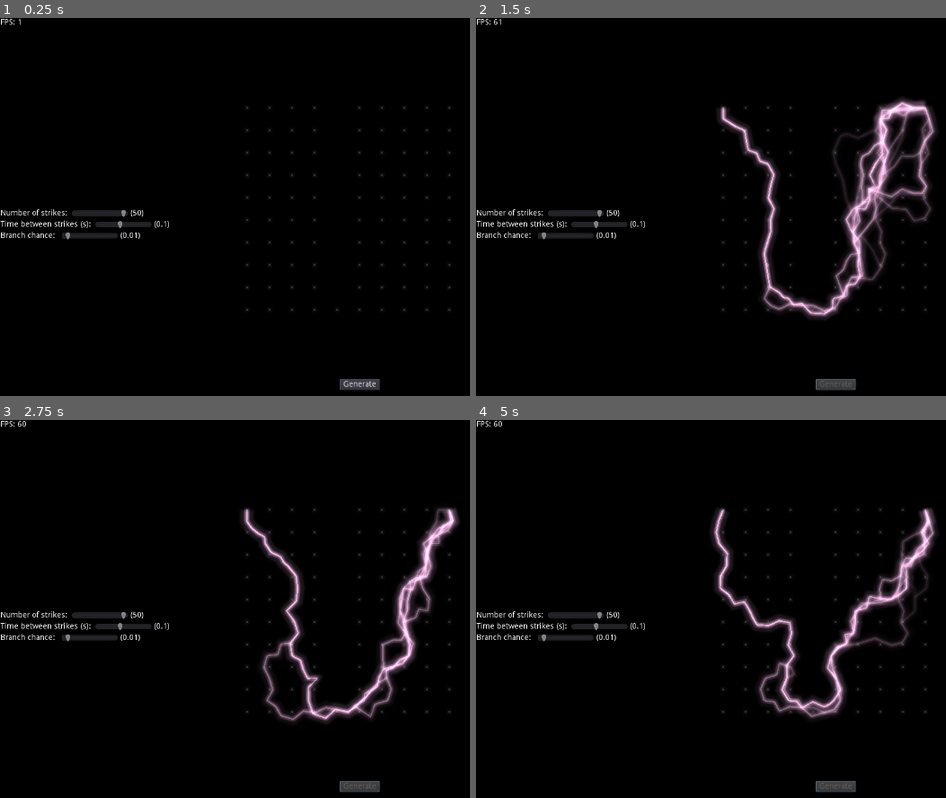
Above: before the commit, frames 1-4 (two rows, left to right).
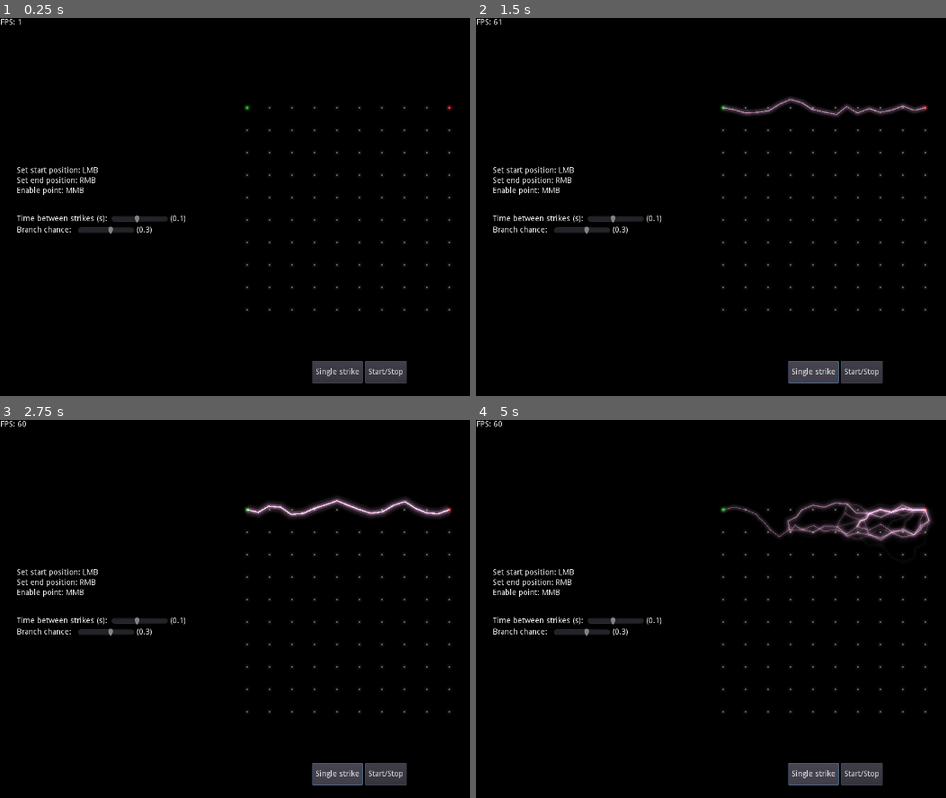
Above: after the commit, the same moments.

Repository: JoeZlonicky/lightning-simulation
Game: Godot game, scene res://demo/demo.tscn
Same seed, same stepped clock (60 frames per second), same inputs: the game is played once before the commit and once after it.
Inputs (mouse positions are in pixels of both pictures, inside the frame that each line leads up to):
- Up to frame 1 (0.25 s): no input
- Up to frame 2 (1.5 s): click (833, 384) at 0.5 s, where only the run before the commit has a clickable "Generate"; click (814, 373) at 1.25 s, where only the run after the commit has a clickable "Single strike"
- Up to frame 3 (2.75 s): click (338, 775) at 2 s, where only the run after the commit has a clickable "Single strike"
- Up to frame 4 (5 s): click (861, 775) at 2.75 s, where only the run after the commit has a clickable "Start/Stop"; click (861, 775) at 3.5 s, where only the run after the commit has a clickable "Start/Stop"; click (814, 775) at 4.25 s, where only the run after the commit has a clickable "Single strike"

The runs differ from the first frame. In frame 1, 3.4% of the frame differs, in the area x 0-97%, y 23-99%; in frame 2, 11%, in the area x 0-98%, y 20-99%; in frame 3, 9.5%; in frame 4, 10%.

Commit message:
UI overhaul

Diff:
--- a/demo/demo.gd
+++ b/demo/demo.gd
@@ -2,33 +2,46 @@
 
 
 func _ready():
-	$CanvasLayer2/Settings/NStrikes/NStrikesSlider.value = $Lightning.NUM_OF_STRIKES
-	$CanvasLayer2/Settings/TimeBetweenStrikes/TimeSlider.value = $Lightning.TIME_BETWEEN_STRIKES
+	$UILayer/Settings/TimeBetweenStrikes/TimeSlider.value = $Lightning.TIME_BETWEEN_STRIKES
+	$UILayer/Settings/BranchChance/BranchChanceSlider.value = $Lightning.MAX_BRANCH_CHANCE
 
 
 func _physics_process(_delta):
-	$CanvasLayer2/FPSCounter.text = "FPS: " + str(Engine.get_frames_per_second())
+	$UILayer/FPSCounter.text = "FPS: " + str(Engine.get_frames_per_second())
 
 
-func _on_GenerateButton_pressed():
-	$CanvasLayer2/GenerateButton.disabled = true
+func _on_SimulateButton_pressed():
+	$UILayer/SimulateButton.disabled = true
 	$Lightning.simulate()
 
 
-func _on_NStrikesSlider_value_changed(value):
-	$CanvasLayer2/Settings/NStrikes/Number.text = "(" + str(int(value)) + ")"
-	$Lightning.NUM_OF_STRIKES = int(value)
-
-
 func _on_TimeBetweenStrikesSlider_value_changed(value):
-	$CanvasLayer2/Settings/TimeBetweenStrikes/Number.text = "(" + str(value) + ")"
+	$UILayer/Settings/TimeBetweenStrikes/Number.text = "(" + str(value) + ")"
 	$Lightning.TIME_BETWEEN_STRIKES = value
 
 
 func _on_BranchChanceSlider_value_changed(value):
-	$CanvasLayer2/Settings/BranchChance/Number.text = "(" + str(value) + ")"
+	$UILayer/Settings/BranchChance/Number.text = "(" + str(value) + ")"
 	$Lightning.MAX_BRANCH_CHANCE = value
 
 
-func _on_Lightning_simulation_completed():
-	$CanvasLayer2/GenerateButton.disabled = false
+func _on_SingleStrikeButton_pressed():
+	$Lightning.single_strike()
+
+
+func _on_StartStopButton_pressed():
+	if $UILayer/SimulationButtons/StartStopButton.pressed:
+		$UILayer/SimulationButtons/SingleStrikeButton.disabled = true
+		$Lightning.start_simulation()
+	else:
+		$UILayer/SimulationButtons/SingleStrikeButton.disabled = false
+		$Lightning.end_simulation()
+
+
+
+func _on_Lightning_strike_completed():
+	$UILayer/PathNotFound.visible = false
+
+
+func _on_Lightning_path_not_found():
+	$UILayer/PathNotFound.visible = true
--- a/demo/demo.tscn
+++ b/demo/demo.tscn
@@ -2,38 +2,15 @@
 
 [ext_resource path="res://lightning/lightning.tscn" type="PackedScene" id=1]
 [ext_resource path="res://demo/demo.gd" type="Script" id=2]
+[ext_resource path="res://shaders/glow.shader" type="Shader" id=3]
 
-[sub_resource type="Shader" id=1]
-code = "shader_type canvas_item;
-
-uniform float radius = 4.0;
-uniform float step_size = 1.0;
-uniform float sd = 10.0;
-uniform float additive_strength = 24.0;
-uniform float center_strength = 1.0;
-
-void fragment() {
-	float pi = 3.141592653;
-	float e = 2.71828;
-	float left = 1.0 / (2.0 * pi * pow(sd, 2));
-	vec4 sum = vec4(0.0);
-	for (float x = -radius; x <= radius; x += step_size) {
-		for (float y = -radius; y <= radius; y += step_size) {
-			vec4 value = texture(SCREEN_TEXTURE, SCREEN_UV + SCREEN_PIXEL_SIZE * vec2(x, y));
-			float p = -(pow(x, 2) + pow(y, 2)) / (2.0 * pow(sd, 2));
-			sum += value * left * pow(e, p);
-		}
-	}
-	COLOR = sum * additive_strength + texture(SCREEN_TEXTURE, SCREEN_UV) * center_strength;
-}"
-
-[sub_resource type="ShaderMaterial" id=2]
-shader = SubResource( 1 )
+[sub_resource type="ShaderMaterial" id=1]
+shader = ExtResource( 3 )
 shader_param/radius = 4.0
 shader_param/step_size = 1.0
-shader_param/sd = 10.0
-shader_param/additive_strength = 8.0
-shader_param/center_strength = 0.7
+shader_param/sd = 12.0
+shader_param/additive_strength = 10.0
+shader_param/center_strength = 1.0
 
 [node name="Demo" type="Control"]
 anchor_right = 1.0
@@ -44,12 +21,12 @@
 }
 
 [node name="Lightning" parent="." instance=ExtResource( 1 )]
-MAX_BRANCH_CHANCE = 0.25
+MAX_BRANCH_CHANCE = 0.3
 
-[node name="CanvasLayer" type="CanvasLayer" parent="."]
+[node name="ShaderLayer" type="CanvasLayer" parent="."]
 
-[node name="ColorRect" type="ColorRect" parent="CanvasLayer"]
-material = SubResource( 2 )
+[node name="ScreenShader" type="ColorRect" parent="ShaderLayer"]
+material = SubResource( 1 )
 anchor_right = 1.0
 anchor_bottom = 1.0
 mouse_filter = 2
@@ -58,130 +35,162 @@
 "_edit_use_anchors_": false
 }
 
-[node name="CanvasLayer2" type="CanvasLayer" parent="."]
+[node name="UILayer" type="CanvasLayer" parent="."]
 
-[node name="GenerateButton" type="Button" parent="CanvasLayer2"]
+[node name="SimulationButtons" type="HBoxContainer" parent="UILayer"]
 anchor_left = 0.5
 anchor_top = 1.0
 anchor_right = 0.5
 anchor_bottom = 1.0
-margin_left = -35.5
-margin_top = -77.0
-margin_right = 35.5
-margin_bottom = -57.0
-text = "Generate"
+margin_left = -84.0
+margin_top = -109.0
+margin_right = 84.0
+margin_bottom = -69.0
 __meta__ = {
 "_edit_use_anchors_": false
 }
 
-[node name="FPSCounter" type="Label" parent="CanvasLayer2"]
+[node name="SingleStrikeButton" type="Button" parent="UILayer/SimulationButtons"]
+margin_right = 90.0
+margin_bottom = 40.0
+text = "Single strike"
+__meta__ = {
+"_edit_use_anchors_": false
+}
+
+[node name="StartStopButton" type="Button" parent="UILayer/SimulationButtons"]
+margin_left = 94.0
+margin_right = 168.0
+margin_bottom = 40.0
+toggle_mode = true
+text = "Start/Stop"
+__meta__ = {
+"_edit_use_anchors_": false
+}
+
+[node name="FPSCounter" type="Label" parent="UILayer"]
 margin_left = 1.0
 margin_top = 1.0
 margin_right = 41.0
 margin_bottom = 15.0
+text = "FPS: "
 __meta__ = {
 "_edit_use_anchors_": false
 }
 
-[node name="Settings" type="VBoxContainer" parent="CanvasLayer2"]
+[node name="Instructions" type="VBoxContainer" parent="UILayer"]
+margin_left = 30.0
+margin_top = 265.0
+margin_right = 331.0
+margin_bottom = 315.0
+__meta__ = {
+"_edit_use_anchors_": false
+}
+
+[node name="Label" type="Label" parent="UILayer/Instructions"]
+margin_right = 301.0
+margin_bottom = 14.0
+text = "Set start position: LMB"
+
+[node name="Label2" type="Label" parent="UILayer/Instructions"]
+margin_top = 18.0
+margin_right = 301.0
+margin_bottom = 32.0
+text = "Set end position: RMB"
+
+[node name="Label3" type="Label" parent="UILayer/Instructions"]
+margin_top = 36.0
+margin_right = 301.0
+margin_bottom = 50.0
+text = "Enable point: MMB"
+
+[node name="Settings" type="VBoxContainer" parent="UILayer"]
 anchor_top = 0.5
 anchor_bottom = 0.5
-margin_left = 1.0
+margin_left = 30.0
 margin_top = -20.0
-margin_right = 302.0
+margin_right = 331.0
 margin_bottom = 36.0
 alignment = 1
+__meta__ = {
+"_edit_use_anchors_": false
+}
 
-[node name="NStrikes" type="HBoxContainer" parent="CanvasLayer2/Settings"]
+[node name="TimeBetweenStrikes" type="HBoxContainer" parent="UILayer/Settings"]
+margin_top = 27.0
 margin_right = 301.0
-margin_bottom = 16.0
+margin_bottom = 43.0
 
-[node name="Title" type="Label" parent="CanvasLayer2/Settings/NStrikes"]
-margin_top = 1.0
-margin_right = 123.0
-margin_bottom = 15.0
-text = "Number of strikes: "
-
-[node name="NStrikesSlider" type="HSlider" parent="CanvasLayer2/Settings/NStrikes"]
-margin_left = 127.0
-margin_right = 227.0
-margin_bottom = 16.0
-rect_min_size = Vector2( 100, 0 )
-min_value = 1.0
-max_value = 50.0
-value = 1.0
-scrollable = false
-ticks_on_borders = true
-
-[node name="Number" type="Label" parent="CanvasLayer2/Settings/NStrikes"]
-margin_left = 231.0
-margin_top = 1.0
-margin_right = 247.0
-margin_bottom = 15.0
-text = "(1)"
-
-[node name="TimeBetweenStrikes" type="HBoxContainer" parent="CanvasLayer2/Settings"]
-margin_top = 20.0
-margin_right = 301.0
-margin_bottom = 36.0
-
-[node name="Title" type="Label" parent="CanvasLayer2/Settings/TimeBetweenStrikes"]
+[node name="Title" type="Label" parent="UILayer/Settings/TimeBetweenStrikes"]
 margin_top = 1.0
 margin_right = 165.0
 margin_bottom = 15.0
 text = "Time between strikes (s): "
 
-[node name="TimeSlider" type="HSlider" parent="CanvasLayer2/Settings/TimeBetweenStrikes"]
+[node name="TimeSlider" type="HSlider" parent="UILayer/Settings/TimeBetweenStrikes"]
 margin_left = 169.0
 margin_right = 269.0
 margin_bottom = 16.0
 rect_min_size = Vector2( 100, 0 )
-min_value = 0.025
-max_value = 0.2
-step = 0.025
-value = 0.1
+min_value = 0.01
+max_value = 0.1
+step = 0.01
+value = 0.05
 scrollable = false
 ticks_on_borders = true
 
-[node name="Number" type="Label" parent="CanvasLayer2/Settings/TimeBetweenStrikes"]
+[node name="Number" type="Label" parent="UILayer/Settings/TimeBetweenStrikes"]
 margin_left = 273.0
 margin_top = 1.0
 margin_right = 301.0
 margin_bottom = 15.0
 text = "(0.1)"
 
-[node name="BranchChance" type="HBoxContainer" parent="CanvasLayer2/Settings"]
-margin_top = 40.0
+[node name="BranchChance" type="HBoxContainer" parent="UILayer/Settings"]
+margin_top = 47.0
 margin_right = 301.0
-margin_bottom = 56.0
+margin_bottom = 63.0
 
-[node name="Title" type="Label" parent="CanvasLayer2/Settings/BranchChance"]
+[node name="Title" type="Label" parent="UILayer/Settings/BranchChance"]
 margin_top = 1.0
 margin_right = 105.0
 margin_bottom = 15.0
 text = "Branch chance:  "
 
-[node name="BranchChanceSlider" type="HSlider" parent="CanvasLayer2/Settings/BranchChance"]
+[node name="BranchChanceSlider" type="HSlider" parent="UILayer/Settings/BranchChance"]
 margin_left = 109.0
 margin_right = 209.0
 margin_bottom = 16.0
 rect_min_size = Vector2( 100, 0 )
-min_value = 0.001
-max_value = 0.25
-step = 0.001
-value = 0.01
+max_value = 0.5
+step = 0.01
+value = 0.25
 scrollable = false
 ticks_on_borders = true
 
-[node name="Number" type="Label" parent="CanvasLayer2/Settings/BranchChance"]
+[node name="Number" type="Label" parent="UILayer/Settings/BranchChance"]
 margin_left = 213.0
 margin_top = 1.0
 margin_right = 249.0
 margin_bottom = 15.0
 text = "(0.01)"
 
-[connection signal="simulation_completed" from="Lightning" to="." method="_on_Lightning_simulation_completed"]
-[connection signal="pressed" from="CanvasLayer2/GenerateButton" to="." method="_on_GenerateButton_pressed"]
-[connection signal="value_changed" from="CanvasLayer2/Settings/NStrikes/NStrikesSlider" to="." method="_on_NStrikesSlider_value_changed"]
-[connection signal="value_changed" from="CanvasLayer2/Settings/TimeBetweenStrikes/TimeSlider" to="." method="_on_TimeBetweenStrikesSlider_value_changed"]
-[connection signal="value_changed" from="CanvasLayer2/Settings/BranchChance/BranchChanceSlider" to="." method="_on_BranchChanceSlider_value_changed"]
+[node name="PathNotFound" type="Label" parent="UILayer"]
+visible = false
+anchor_top = 1.0
+anchor_right = 1.0
+anchor_bottom = 1.0
+margin_top = -152.0
+margin_bottom = -138.0
+text = "ERROR: Valid path not found"
+align = 1
+__meta__ = {
+"_edit_use_anchors_": false
+}
+
+[connection signal="path_not_found" from="Lightning" to="." method="_on_Lightning_path_not_found"]
+[connection signal="strike_completed" from="Lightning" to="." method="_on_Lightning_strike_completed"]
+[connection signal="pressed" from="UILayer/SimulationButtons/SingleStrikeButton" to="." method="_on_SingleStrikeButton_pressed"]
+[connection signal="pressed" from="UILayer/SimulationButtons/StartStopButton" to="." method="_on_StartStopButton_pressed"]
+[connection signal="value_changed" from="UILayer/Settings/TimeBetweenStrikes/TimeSlider" to="." method="_on_TimeBetweenStrikesSlider_value_changed"]
+[connection signal="value_changed" from="UILayer/Settings/BranchChance/BranchChanceSlider" to="." method="_on_BranchChanceSlider_value_changed"]
--- a/lightning/lightning.gd
+++ b/lightning/lightning.gd
@@ -1,17 +1,19 @@
 extends Sprite
 
 
-signal simulation_completed
-
-export (float) var MAX_BRANCH_CHANCE = 0.5
-export (float) var TIME_BETWEEN_STRIKES = 0.1
-export (float) var NUM_OF_STRIKES = 200
+signal path_not_found
+signal strike_completed
+
+export (float) var MAX_BRANCH_CHANCE = 0.75
+export (float) var TIME_BETWEEN_STRIKES = 0.05 setget set_time_between_strikes
 export (Curve) var BRANCH_CHANCE_CURVE
 export (Vector2) var CELL_WEIGHT_RANGE = Vector2(1.0, 10.0)
+export (Vector2) var STRENGTH_RANGE = Vector2(0.3, 1.0)
 
 const GRID_SIZE = Vector2(10, 10)
 const GRID_SCALE = 40.0
 const GRID_POINTS_COLOR = Color(1.0, 1.0, 1.0, 0.6)
+const GRID_DISABLED_POINTS_COLOR = Color(1.0, 1.0, 1.0, 0.1)
 const PRIMARY_LINE_WIDTH = 3.0
 const SECONDARY_LINE_WIDTH = 24.0
 const PRIMARY_LINE_COLOR = Color("ffc2f1")
@@ -26,6 +28,7 @@
 	var point_ids = PoolIntArray()
 	var draw_points = PoolVector2Array()
 	var tier = 1
+	var strength = 1.0
 	var parent_path = null
 	var parent_path_branch_idx
 
@@ -76,20 +79,49 @@
 			if y % int(GRID_SIZE.y) != GRID_SIZE.y - 1:
 				astar_grid.connect_points(i, i + GRID_SIZE.x, true)
 
-	for y in GRID_SIZE.y - 1:
-		i = y * GRID_SIZE.y + 4
-		astar_grid.set_point_disabled(i, true)
+	# Update strike timer to default
+	$StrikeTimer.wait_time = TIME_BETWEEN_STRIKES
+
+
+func _input(event):
+	if event is InputEventMouseButton and event.pressed:
+		var nearest_id = astar_grid.get_closest_point(event.position - position, true)
+		var nearest_point = astar_grid.get_point_position(nearest_id)
+		if (nearest_point - (event.position - position)).length() > 10.0:
+			return
+
+		if event.button_index == BUTTON_LEFT:
+			if astar_grid.is_point_disabled(nearest_id) or nearest_id == end_id:
+				return
+			start_id = nearest_id
+			update()
+		elif event.button_index == BUTTON_MIDDLE:
+			if nearest_id == start_id or nearest_id == end_id:
+				return
+			astar_grid.set_point_disabled(nearest_id, !astar_grid.is_point_disabled(nearest_id))
+			update()
+		elif event.button_index == BUTTON_RIGHT:
+			if astar_grid.is_point_disabled(nearest_id) or nearest_id == start_id:
+				return
+			end_id = nearest_id
+			update()
 
 
 # Perform simulation
-func simulate():
+func start_simulation():
 	lightning_paths.clear()
-	for i in NUM_OF_STRIKES:
-		strike()
-		if i != NUM_OF_STRIKES - 1:
-			yield(get_tree().create_timer(TIME_BETWEEN_STRIKES), "timeout")
-	emit_signal("simulation_completed")
-
+	strike()
+	$StrikeTimer.start()
+
+
+# Stop simulation
+func end_simulation():
+	$StrikeTimer.stop()
+
+
+func single_strike():
+	lightning_paths.clear()
+	strike()
 
 # Perform a single lightning strike
 func strike():
@@ -121,18 +153,27 @@
 			astar_grid.set_point_weight_scale(i, w)
 			i += 1
 
+	randomize()
+
 	# Calculcate length of primary path to determine how close to end
 	num_points_to_end = astar_grid.get_id_path(start_id, end_id).size()
+	if num_points_to_end == 0:
+		emit_signal("path_not_found")
 
 	# Create primary lightning path (which may branch)
 	create_lightning(start_id, end_id)
+	update_lightning_drawing()
 	update()  # Draw
+
+	if num_points_to_end > 0:
+		emit_signal("strike_completed")
 
 
 # Create lightning path
 # May recursively branch
 func create_lightning(from, to, parent_branch=null, branch_point_idx=null):
 	var lightning = LightningPath.new()
+	lightning.strength = rand_range(STRENGTH_RANGE.x, STRENGTH_RANGE.y)
 	lightning_paths.append(lightning)
 
 	# Setup branching
@@ -180,15 +221,8 @@
 				create_lightning(neighbor, to, lightning, i)
 				break
 
-func _draw():
-	# Draw grid
-	for point_index in astar_grid.get_points():
-		if astar_grid.is_point_disabled(point_index):
-			continue
-		var pos = astar_grid.get_point_position(point_index)
-		draw_circle(pos, 1.0, GRID_POINTS_COLOR)
-
-	# Update draw points
+
+func update_lightning_drawing():
 	for lightning in lightning_paths:
 		# Add intermediate points
 		var p_idx = 0
@@ -214,14 +248,40 @@
 			lightning.update_draw_point(p_idx, p2)
 			p_idx += 2
 
+
+func _draw():
+	# Draw grid
+	for point_index in astar_grid.get_points():
+		var pos = astar_grid.get_point_position(point_index)
+		if point_index == start_id:
+			draw_circle(pos, 4.0, Color(0.0, 1.0, 0.0, 0.2))
+		if point_index == end_id:
+			draw_circle(pos, 4.0, Color(1.0, 0.0, 0.0, 0.2))
+		if astar_grid.is_point_disabled(point_index):
+			draw_circle(pos, 1.0, GRID_DISABLED_POINTS_COLOR)
+		else:
+			draw_circle(pos, 1.0, GRID_POINTS_COLOR)
+
 	# Draw lightning
 	var primary_color = PRIMARY_LINE_COLOR
 	var secondary_color = SECONDARY_LINE_COLOR
 	for lightning in lightning_paths:
+		if not lightning.draw_points:
+			continue
+
 		# Alpha is dependent on how many times it had branched
-		primary_color.a = PRIMARY_LINE_COLOR.a / lightning.tier
-		secondary_color.a = SECONDARY_LINE_COLOR.a / lightning.tier
+		primary_color.a = lightning.strength * PRIMARY_LINE_COLOR.a / lightning.tier
+		secondary_color.a = lightning.strength * SECONDARY_LINE_COLOR.a / lightning.tier
 
 		# Draw faint secondary line and brighter primary line
-		draw_polyline(lightning.draw_points, primary_color, PRIMARY_LINE_WIDTH)
-		draw_polyline(lightning.draw_points, secondary_color, SECONDARY_LINE_WIDTH)
+		draw_polyline(lightning.draw_points, primary_color, PRIMARY_LINE_WIDTH * lightning.strength)
+		draw_polyline(lightning.draw_points, secondary_color, SECONDARY_LINE_WIDTH * lightning.strength)
+
+
+func _on_StrikeTimer_timeout():
+	strike()
+
+
+func set_time_between_strikes(new_time):
+	TIME_BETWEEN_STRIKES = new_time
+	$StrikeTimer.wait_time = new_time
--- a/lightning/lightning.tscn
+++ b/lightning/lightning.tscn
@@ -6,10 +6,14 @@
 size = Vector2( 1280, 720 )
 
 [sub_resource type="Curve" id=2]
-_data = [ Vector2( 0, 0 ), 0.0, -0.371901, 0, 0, Vector2( 1, 0 ), -4.26446, 0.0, 0, 0 ]
+_data = [ Vector2( 0, 0 ), 0.0, 1.75325, 0, 0, Vector2( 0.627778, 1 ), 0.0, 0.0, 0, 0, Vector2( 1, 0 ), -4.26446, 0.0, 0, 0 ]
 
 [node name="Lightning" type="Sprite"]
 position = Vector2( 640, 360 )
 texture = SubResource( 1 )
 script = ExtResource( 1 )
 BRANCH_CHANCE_CURVE = SubResource( 2 )
+
+[node name="StrikeTimer" type="Timer" parent="."]
+
+[connection signal="timeout" from="StrikeTimer" to="." method="_on_StrikeTimer_timeout"]
--- a/project.godot
+++ b/project.godot
@@ -19,6 +19,24 @@
 window/size/width=1280
 window/size/height=720
 
+[input]
+
+left_click={
+"deadzone": 0.5,
+"events": [ Object(InputEventMouseButton,"resource_local_to_scene":false,"resource_name":"","device":-1,"alt":false,"shift":false,"control":false,"meta":false,"command":false,"button_mask":0,"position":Vector2( 0, 0 ),"global_position":Vector2( 0, 0 ),"factor":1.0,"button_index":1,"pressed":false,"doubleclick":false,"script":null)
+ ]
+}
+middle_click={
+"deadzone": 0.5,
+"events": [ Object(InputEventMouseButton,"resource_local_to_scene":false,"resource_name":"","device":-1,"alt":false,"shift":false,"control":false,"meta":false,"command":false,"button_mask":0,"position":Vector2( 0, 0 ),"global_position":Vector2( 0, 0 ),"factor":1.0,"button_index":3,"pressed":false,"doubleclick":false,"script":null)
+ ]
+}
+right_click={
+"deadzone": 0.5,
+"events": [ Object(InputEventMouseButton,"resource_local_to_scene":false,"resource_name":"","device":-1,"alt":false,"shift":false,"control":false,"meta":false,"command":false,"button_mask":0,"position":Vector2( 0, 0 ),"global_position":Vector2( 0, 0 ),"factor":1.0,"button_index":2,"pressed":false,"doubleclick":false,"script":null)
+ ]
+}
+
 [physics]
 
 common/enable_pause_aware_picking=true
--- /dev/null
+++ b/shaders/glow.shader
@@ -0,0 +1,22 @@
+shader_type canvas_item;
+
+uniform float radius = 4.0;
+uniform float step_size = 1.0;
+uniform float sd = 12.0;
+uniform float additive_strength = 20.0;
+uniform float center_strength = 1.0;
+
+void fragment() {
+	float pi = 3.141592653;
+	float e = 2.71828;
+	float left = 1.0 / (2.0 * pi * pow(sd, 2));
+	vec4 sum = vec4(0.0);
+	for (float x = -radius; x <= radius; x += step_size) {
+		for (float y = -radius; y <= radius; y += step_size) {
+			vec4 value = texture(SCREEN_TEXTURE, SCREEN_UV + SCREEN_PIXEL_SIZE * vec2(x, y));
+			float p = -(pow(x, 2) + pow(y, 2)) / (2.0 * pow(sd, 2));
+			sum += value * left * pow(e, p);
+		}
+	}
+	COLOR = sum * additive_strength + texture(SCREEN_TEXTURE, SCREEN_UV) * center_strength;
+}
